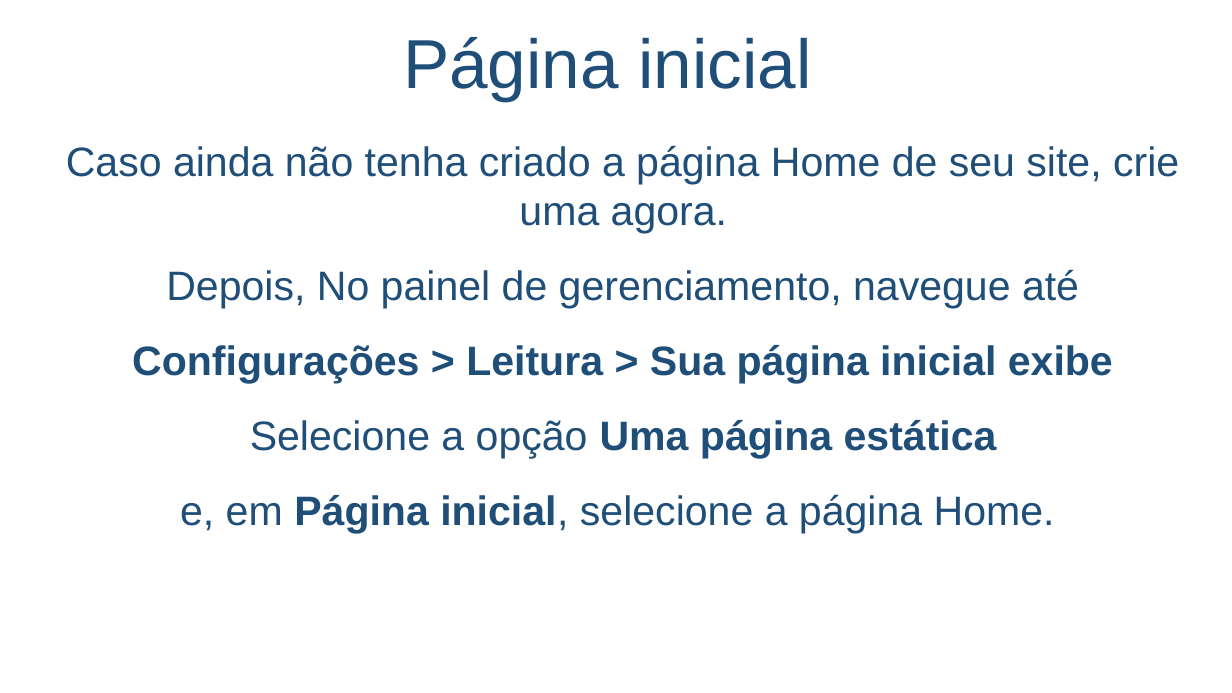
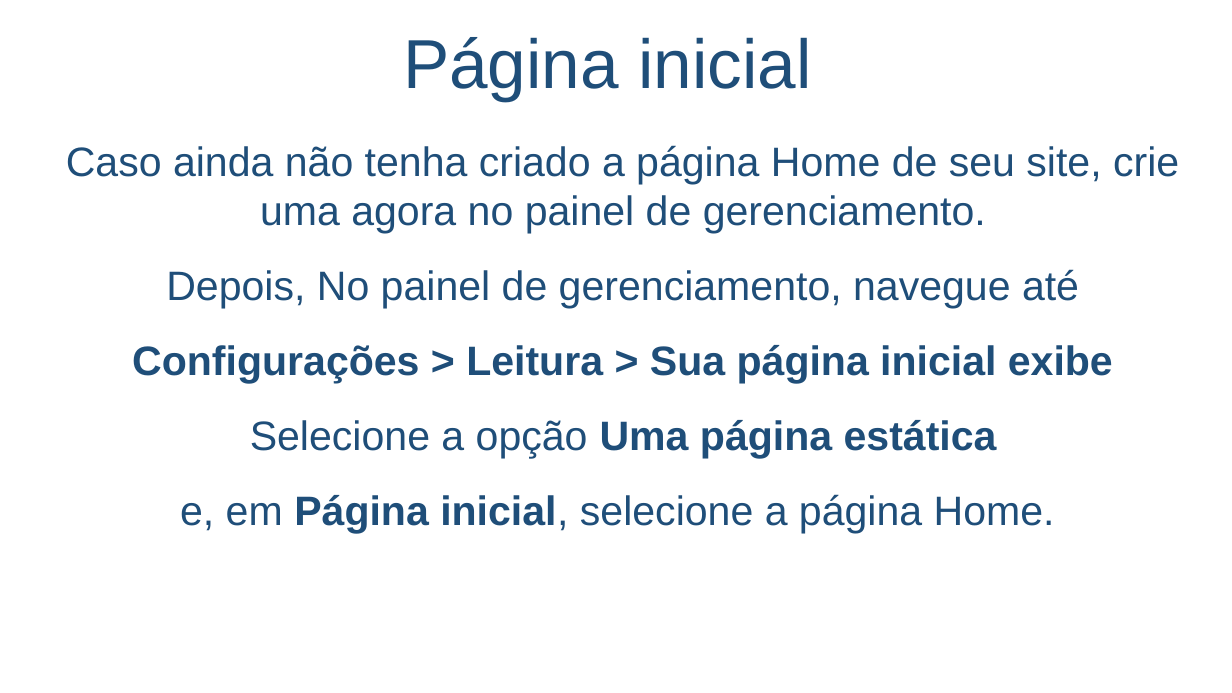
Before and after one commit to salmo-jr/public-slides, a slide deck: slide 7 of wordpress-como-criar-um-novo-tema.pptx (slide 6 before the commit). Drawn at 1232x693 pixels with LibreOffice and Linux fonts; fonts in the diff are those of the drawing; background and template pictures are left out. Boxes give left, top, right and bottom in pixels: in the first picture for what was removed or moved away, otherwise in the second. Text is boxed around its words. In the diff, an @@ line names an element or a change of style, - is before the commit and + after.

```diff
--- a/wordpress-como-criar-um-novo-tema.pptx
+++ b/wordpress-como-criar-um-novo-tema.pptx
@@ text at box(66, 145, 1179, 233): text changed @@
-Caso ainda não tenha criado a página Home de seu site, crie uma agora.
+Caso ainda não tenha criado a página Home de seu site, crie uma agora no painel de gerenciamento.
```
Also in this commit, not shown: 7 other slides changed, 6 slides added.
